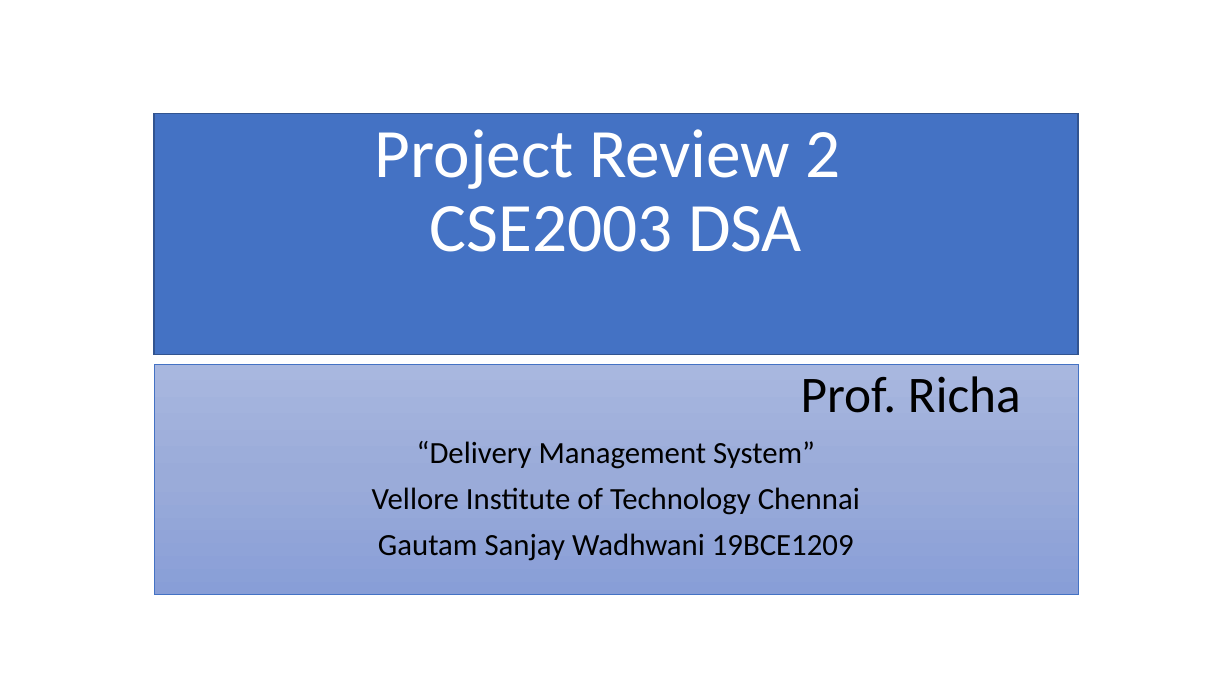
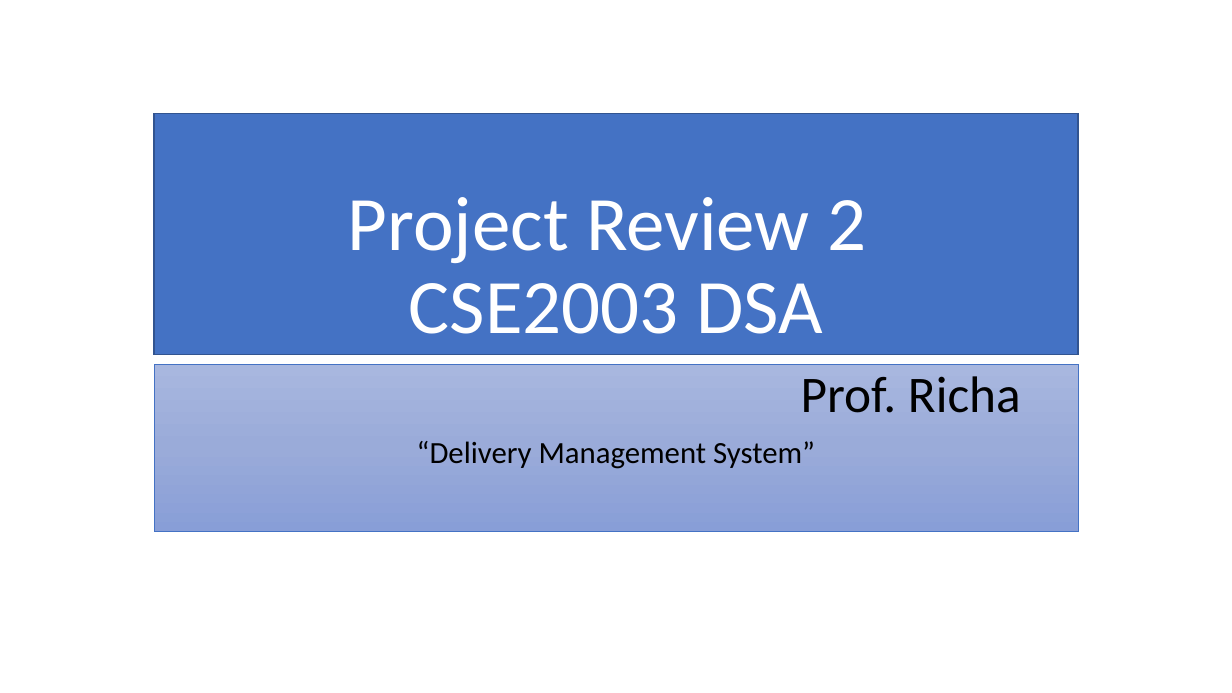
Before and after one commit to gautamsw5/Delivery-management-system, a slide deck: slide 2 of DSA Project review.pptx. Drawn at 1232x693 pixels with LibreOffice and Linux fonts; fonts in the diff are those of the drawing. Boxes give left, top, right and bottom in pixels: in the first picture for what was removed or moved away, otherwise in the second. Text is boxed around its words. In the diff, an @@ line names an element or a change of style, - is before the commit and + after.

```diff
--- a/DSA Project review.pptx
+++ b/DSA Project review.pptx
@@ title "Project Review 2 CSE2003 DSA" at (154, 114, 1079, 355): size 54 to 60 pt @@
@@ subtitle "Prof. Richa": place and size @@
-subtitle "Prof. Richa" at (154, 364, 1079, 594)
+subtitle "Prof. Richa" at (154, 364, 1079, 531)
@@ subtitle at (372, 487, 860, 561): paragraphs removed @@
-Vellore Institute of Technology Chennai
-Gautam Sanjay Wadhwani 19BCE1209
```
Also in this commit, not shown: 1 other slide changed, 1 slide added, 1 other file.
